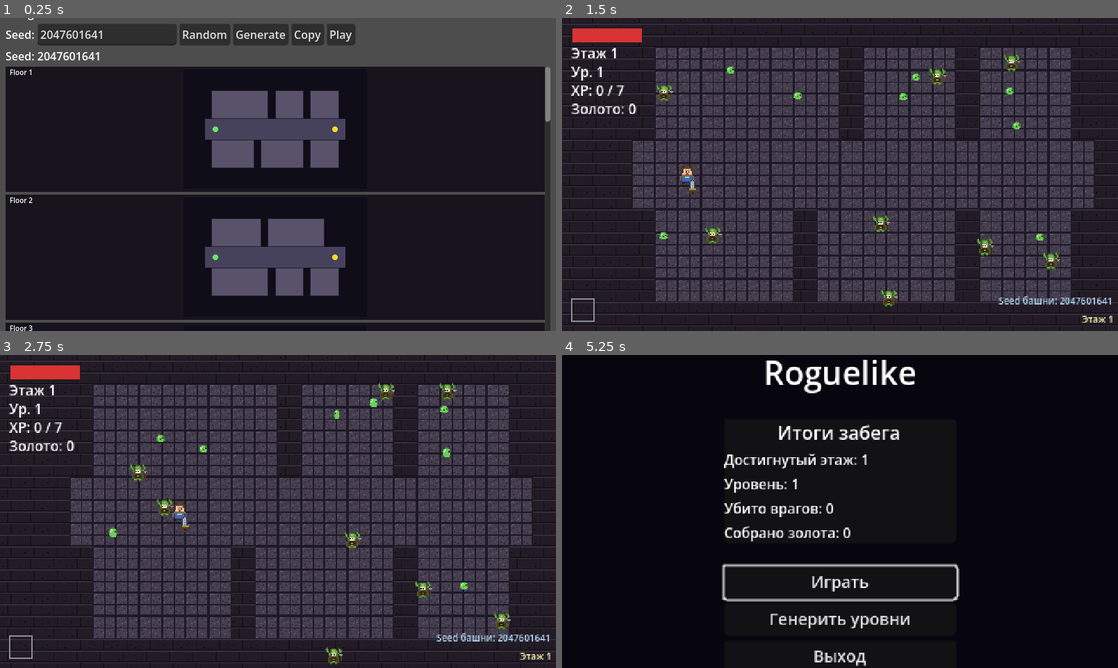
Above: before the commit, frames 1-4 (two rows, left to right).
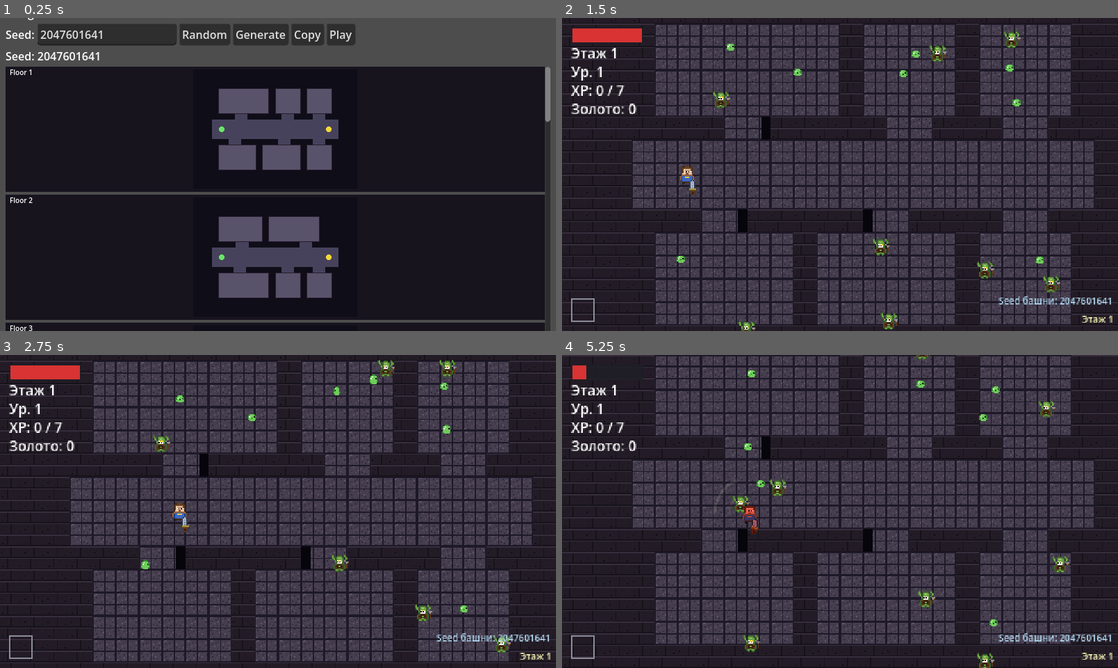
Above: after the commit, the same moments.

Repository: slartus/roguelike-game
Game: Godot game, scene res://scenes/debug/dungeon_preview_screen.tscn
Same seed, same stepped clock (60 frames per second), same inputs: the game is played once before the commit and once after it. This scene is started directly instead of the project's main scene.
Inputs (mouse positions are in pixels of both pictures, inside the frame that each line leads up to):
- Up to frame 1 (0.25 s): no input
- Up to frame 2 (1.5 s): click "Play" at 0.5 s; tap Enter (ui_accept) at 1.25 s; move the mouse to (962, 158) at 1.27 s; press the mouse at (962, 158) at 1.28 s; hold D (move_right) from 1.28 s (still down)
- Up to frame 3 (2.75 s): tap Enter (ui_accept) at 1.52 s; release D (move_right) at 2 s; release the mouse at (400, 495) at 2 s; drag from (166, 527) to (250, 574) at 2.02 s
- Up to frame 4 (5.25 s): move the mouse to (895, 442) at 2.77 s; hold D (move_right) 2.78-3.5 s; tap Alt at 2.85 s; drag from (812, 574) to (673, 464) at 3.52 s; move the mouse to (1006, 558) at 4.27 s; hold A (move_left) 4.28-5 s; tap 2 at 4.35 s; tap Enter (ui_accept) at 4.52 s; drag from (673, 464) to (756, 433) at 5.02 s

The runs differ from the first frame. In frame 1, 3.0% of the frame differs, in the area x 36-63%, y 22-90%; in frame 2, 15%; in frame 3, 15%; in frame 4, 83%, in the area x 0-100%, y 0-100%.

Commit message:
fix(dungeon): carve real doorways between rooms and main corridor
Residential spine и technical grid ставили боковые комнаты вплотную к
main corridor (room.end.y == corridor.position.y), поэтому в общей стене
не оставалось ни одного tile — `_carve_doorway_to_corridor` видел
door_height == 0 и выходил без создания doorway. В итоге комната
и коридор сливались в один открытый альков без стен и дверей.

Резервируем 1 tile стены между комнатой и корридором сверху и снизу.
Doorway (40×20 px) корректно пробивает эту 1-tile прослойку. Добавлены
регресс-тесты, проверяющие gap >= 20 px и наличие doorway rect у каждой
боковой комнаты для 4 разных seed.

Co-Authored-By: Claude Opus 4.7 (1M context) <noreply@anthropic.com>

Diff:
--- a/scenes/dungeon/residential_spine_generator.gd
+++ b/scenes/dungeon/residential_spine_generator.gd
@@ -50,8 +50,12 @@
 	layout.corridors.append(corridor_rect)
 
 	# 3. Нарезаем rooms сверху и снизу. Слева-направо, пока хватает места.
-	var top_band_height: int = corridor_y - TILE  # 1 tile под верхнюю границу
-	var bottom_band_height: int = height_px - (corridor_y + corridor_height) - TILE
+	# Между низом верхнего ряда и верхом коридора (симметрично снизу)
+	# резервируем 1 tile для стены, в которую пробивается doorway. Без этой
+	# прослойки комнаты сливаются с коридором в открытые альковы — двери
+	# визуально пропадают.
+	var top_band_height: int = corridor_y - TILE - TILE
+	var bottom_band_height: int = height_px - (corridor_y + corridor_height) - TILE - TILE
 	if top_band_height < ROOM_MIN_DEPTH_TILES * TILE:
 		top_band_height = ROOM_MIN_DEPTH_TILES * TILE
 	if bottom_band_height < ROOM_MIN_DEPTH_TILES * TILE:
@@ -65,7 +69,7 @@
 	)
 	_carve_row_of_rooms(
 		layout, rng,
-		width_px, corridor_y + corridor_height, bottom_band_height,
+		width_px, corridor_y + corridor_height + TILE, bottom_band_height,
 		false,  # rooms снизу → дверной проём сверху
 		corridor_rect,
 	)
@@ -112,9 +116,10 @@
 	)
 	var room_depth_px: int = room_depth_tiles * TILE
 	if rooms_above_corridor:
-		# Верхний ряд: band начинается сверху и заканчивается у коридора.
-		# Комнаты выравниваем по низу band — прижаты к коридору.
-		band_y = corridor_rect.position.y - room_depth_px
+		# Верхний ряд: комнаты прижаты к 1-tile стене под коридором.
+		# room.end.y == corridor.position.y - TILE — оставляем ровно один
+		# tile под doorway.
+		band_y = corridor_rect.position.y - TILE - room_depth_px
 
 	var cursor_x: int = TILE  # 1 tile отступ слева
 	var end_x: int = total_width_px - TILE
--- a/scenes/dungeon/technical_grid_generator.gd
+++ b/scenes/dungeon/technical_grid_generator.gd
@@ -41,8 +41,11 @@
 	var corridor_rect := Rect2i(0, corridor_y, width_px, corridor_height)
 	layout.corridors.append(corridor_rect)
 
-	var top_band_height: int = corridor_y - TILE
-	var bottom_band_height: int = height_px - (corridor_y + corridor_height) - TILE
+	# Оставляем по 1 tile стены между комнатами и коридором — иначе
+	# doorway имеет высоту 0, в общей стене нет ни двери, ни стены,
+	# комнаты «сливаются» с коридором.
+	var top_band_height: int = corridor_y - TILE - TILE
+	var bottom_band_height: int = height_px - (corridor_y + corridor_height) - TILE - TILE
 	if top_band_height < ROOM_MIN_DEPTH_TILES * TILE:
 		top_band_height = ROOM_MIN_DEPTH_TILES * TILE
 	if bottom_band_height < ROOM_MIN_DEPTH_TILES * TILE:
@@ -56,7 +59,7 @@
 	)
 	_carve_row_of_rooms(
 		layout, rng,
-		width_px, corridor_y + corridor_height, bottom_band_height,
+		width_px, corridor_y + corridor_height + TILE, bottom_band_height,
 		false,
 		corridor_rect,
 	)
@@ -98,7 +101,8 @@
 	)
 	var room_depth_px: int = room_depth_tiles * TILE
 	if rooms_above_corridor:
-		band_y = corridor_rect.position.y - room_depth_px
+		# Оставляем 1 tile под doorway между низом комнат и верхом коридора.
+		band_y = corridor_rect.position.y - TILE - room_depth_px
 
 	var cursor_x: int = TILE
 	var end_x: int = total_width_px - TILE
--- a/test/unit/test_residential_spine_generator.gd
+++ b/test/unit/test_residential_spine_generator.gd
@@ -114,3 +114,44 @@
 		"floor 3 имеет сундук")
 	assert_eq(layout_f4.chest_positions.size(), 0,
 		"floor 4 без сундука")
+
+func test_rooms_are_separated_from_main_corridor_by_wall() -> void:
+	# Регресс: без 1-tile стены между room и main corridor doorway имеет
+	# высоту 0 и не рисуется — комната открывается во всю ширину.
+	for seed_val in [7001, 7002, 7003, 7004]:
+		var layout := _generate(seed_val, 3)
+		var main_corridor: Rect2i = layout.corridors[0]
+		for room in layout.rooms:
+			var above := room.end.y <= main_corridor.position.y
+			var below := room.position.y >= main_corridor.end.y
+			assert_true(above or below,
+				"комната %s должна быть выше или ниже коридора %s (seed=%d)" % [room, main_corridor, seed_val])
+			if above:
+				var gap: int = main_corridor.position.y - room.end.y
+				assert_gte(gap, 20,
+					"gap выше коридора должен быть >=1 tile (got=%d, seed=%d)" % [gap, seed_val])
+			else:
+				var gap: int = room.position.y - main_corridor.end.y
+				assert_gte(gap, 20,
+					"gap ниже коридора должен быть >=1 tile (got=%d, seed=%d)" % [gap, seed_val])
+
+func test_every_side_room_has_doorway_to_corridor() -> void:
+	# Инвариант: у каждой боковой комнаты есть doorway-corridor rect,
+	# соединяющий её с main corridor. Иначе комната недостижима.
+	for seed_val in [7101, 7102, 7103, 7104]:
+		var layout := _generate(seed_val, 3)
+		var main_corridor: Rect2i = layout.corridors[0]
+		var doorways: Array = []
+		for i in range(1, layout.corridors.size()):
+			doorways.append(layout.corridors[i])
+		for room in layout.rooms:
+			var connected := false
+			for door: Rect2i in doorways:
+				var touches_room := door.position.y == room.end.y or door.end.y == room.position.y
+				var touches_corridor := door.end.y == main_corridor.position.y or door.position.y == main_corridor.end.y
+				var x_overlap := door.position.x >= room.position.x and door.end.x <= room.end.x
+				if touches_room and touches_corridor and x_overlap:
+					connected = true
+					break
+			assert_true(connected,
+				"у комнаты %s должен быть doorway в main corridor (seed=%d)" % [room, seed_val])
--- a/test/unit/test_technical_grid_generator.gd
+++ b/test/unit/test_technical_grid_generator.gd
@@ -92,3 +92,42 @@
 	for cave in DecorProfiles.CAVE_ONLY_DECOR:
 		assert_false(all_types.has(cave),
 			"technical machine_room НЕ должен иметь cave-декор %s" % cave)
+
+func test_rooms_are_separated_from_service_corridor_by_wall() -> void:
+	# Регресс: без 1-tile стены doorway имеет высоту 0 и не рисуется —
+	# машинная сливается со служебным коридором в открытый альков.
+	for seed_val in [7001, 7002, 7003, 7004]:
+		var layout := _generate(seed_val, 8)
+		var main_corridor: Rect2i = layout.corridors[0]
+		for room in layout.rooms:
+			var above := room.end.y <= main_corridor.position.y
+			var below := room.position.y >= main_corridor.end.y
+			assert_true(above or below,
+				"комната %s должна быть выше или ниже коридора %s (seed=%d)" % [room, main_corridor, seed_val])
+			if above:
+				var gap: int = main_corridor.position.y - room.end.y
+				assert_gte(gap, 20,
+					"gap выше коридора должен быть >=1 tile (got=%d, seed=%d)" % [gap, seed_val])
+			else:
+				var gap: int = room.position.y - main_corridor.end.y
+				assert_gte(gap, 20,
+					"gap ниже коридора должен быть >=1 tile (got=%d, seed=%d)" % [gap, seed_val])
+
+func test_every_service_room_has_doorway_to_corridor() -> void:
+	for seed_val in [7101, 7102, 7103, 7104]:
+		var layout := _generate(seed_val, 8)
+		var main_corridor: Rect2i = layout.corridors[0]
+		var doorways: Array = []
+		for i in range(1, layout.corridors.size()):
+			doorways.append(layout.corridors[i])
+		for room in layout.rooms:
+			var connected := false
+			for door: Rect2i in doorways:
+				var touches_room := door.position.y == room.end.y or door.end.y == room.position.y
+				var touches_corridor := door.end.y == main_corridor.position.y or door.position.y == main_corridor.end.y
+				var x_overlap := door.position.x >= room.position.x and door.end.x <= room.end.x
+				if touches_room and touches_corridor and x_overlap:
+					connected = true
+					break
+			assert_true(connected,
+				"у служебной комнаты %s должен быть doorway в служебный коридор (seed=%d)" % [room, seed_val])
Not shown, changed: docs/gamedesign/dungeon.md
